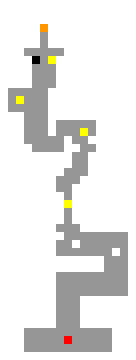
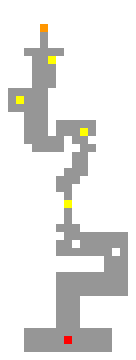
Comparing the layer stacks of the two 136x360 images. Changes:
painted on "Level" over [32, 56, 40, 64]
